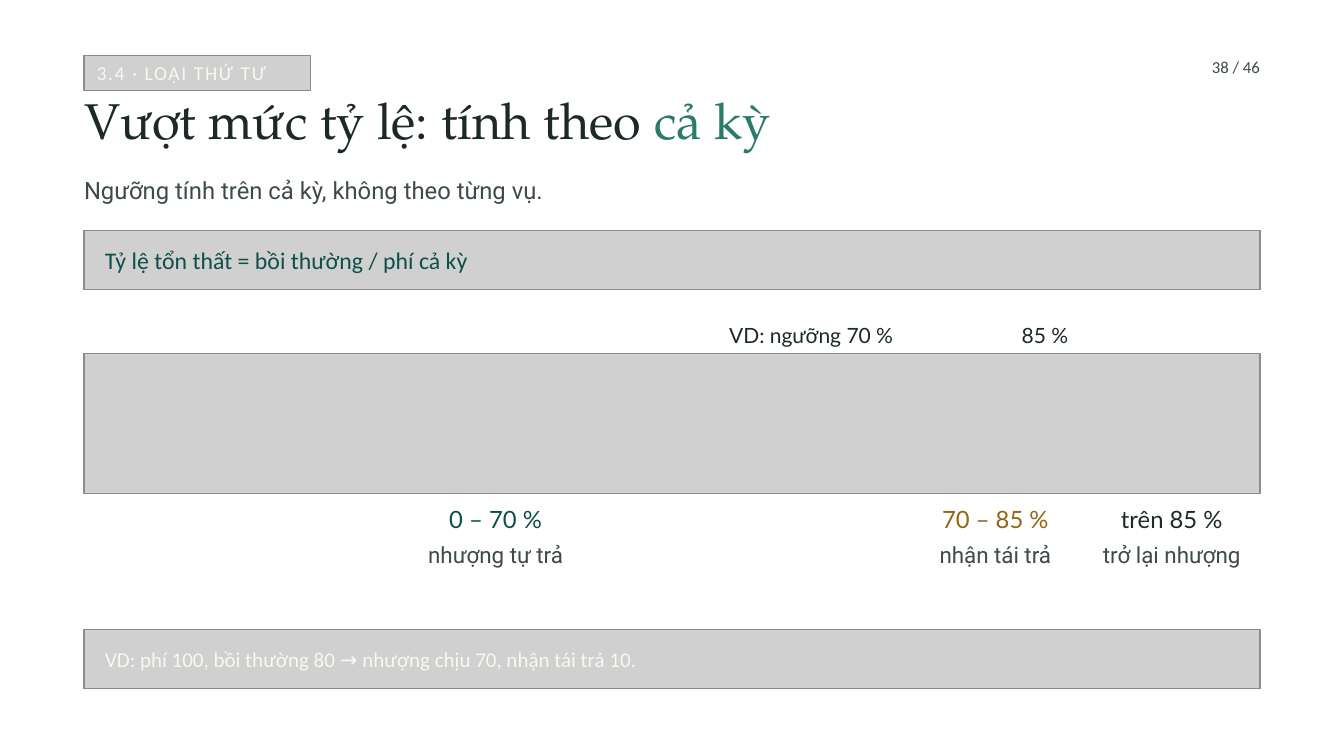
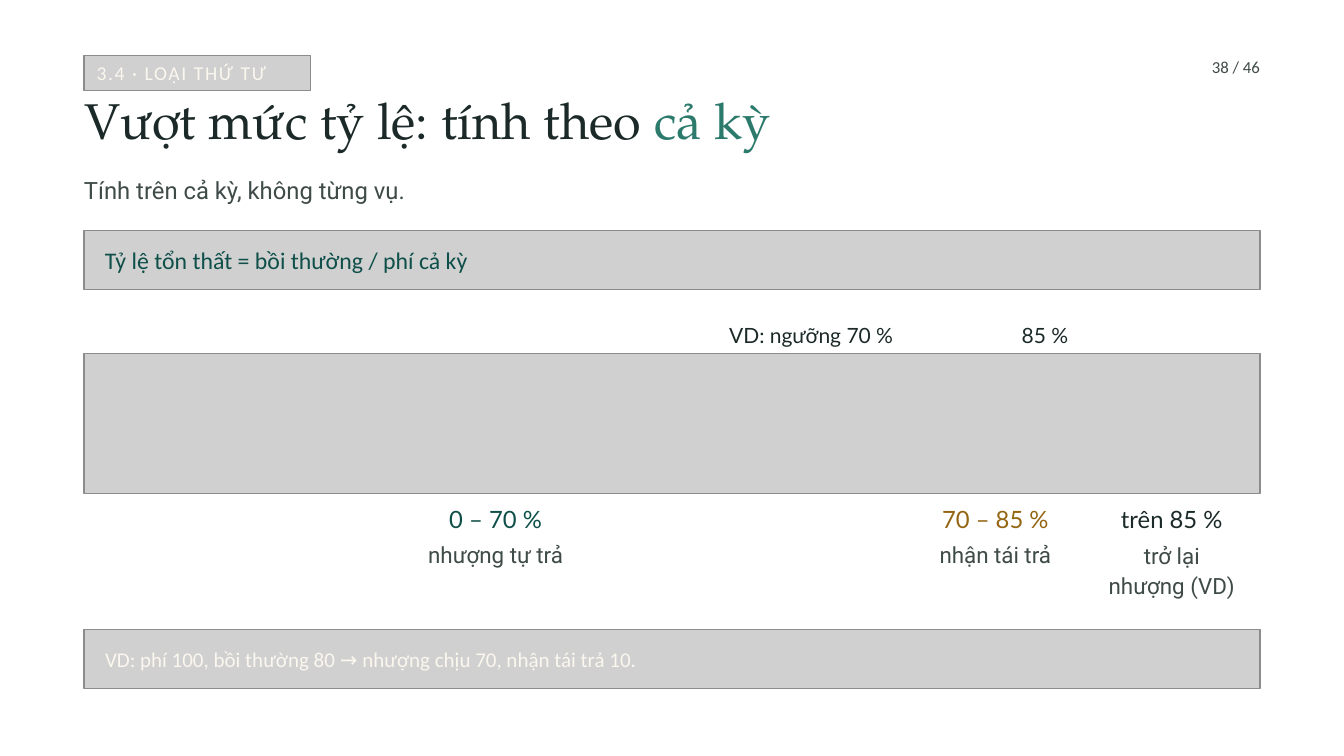
Before and after one commit to tranquanghaofake-dotcom/Law, a slide deck: slide 38 of docs/bai/ch3-bao-hiem-thuong-mai/bao-hiem-thuong-mai.pptx. Drawn at 1344x756 pixels with LibreOffice and Linux fonts; fonts in the diff are those of the drawing; grey boxes stand for pictures; background and template pictures are left out. Boxes give left, top, right and bottom in pixels: in the first picture for what was removed or moved away, otherwise in the second. Text is boxed around its words. In the diff, an @@ line names an element or a change of style, - is before the commit and + after.

```diff
--- a/docs/bai/ch3-bao-hiem-thuong-mai/bao-hiem-thuong-mai.pptx
+++ b/docs/bai/ch3-bao-hiem-thuong-mai/bao-hiem-thuong-mai.pptx
@@ text at (84, 179, 405, 204): text changed @@
-Ngưỡng tính trên cả kỳ, không theo từng vụ.
+Tính trên cả kỳ, không từng vụ.
@@ text at (1109, 546, 1234, 599): text changed @@
-trở lại nhượng
+trở lại
+nhượng (VD)
```
Also in this commit, not shown: 19 other slides changed, 6 other files.
